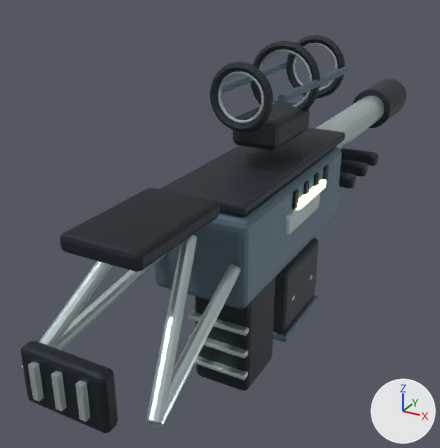
Renders of the glTF model godot/first_person/art/weapon-8.glb from each side of a commit.
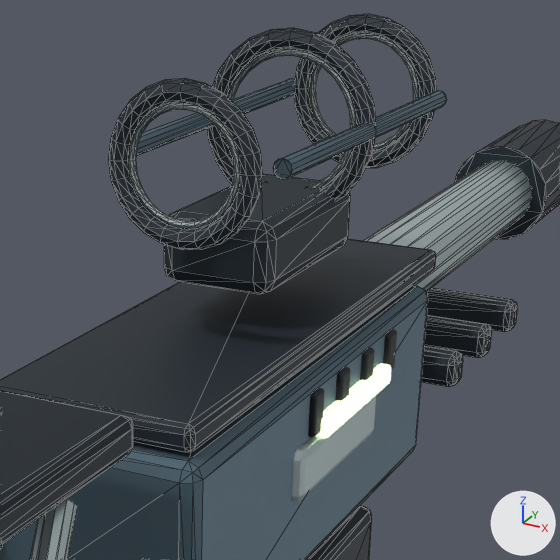
There are two pictures of each version: one whole from a 50 mm camera at (0.379, -0.684, 0.352) aimed at (-0.107, 0.2, -0.09), one close up on the part from 38% to 90% of the width and 6% to 58% of the height. The axes (+X, +Y, +Z) are drawn at lower right. The lights are the same throughout. The older version's two pictures come first. The close-ups show mesh edges as thin lines. Where no turn or scale is listed for an object, it has been applied to the vertices. Vertices at exactly the same position are counted once.

The first close-up shows 'barrel-assembly-dark', 'barrel-assembly-trim', 'body-cavity', 'body-dark', 'body-glow', 'body-light', 'body-rubber', 'body-trim', 'bolt-trim', 'feed-dark'.
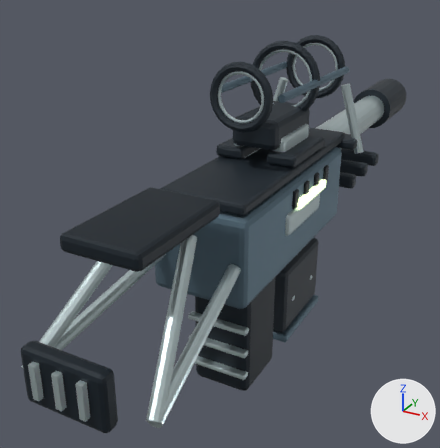
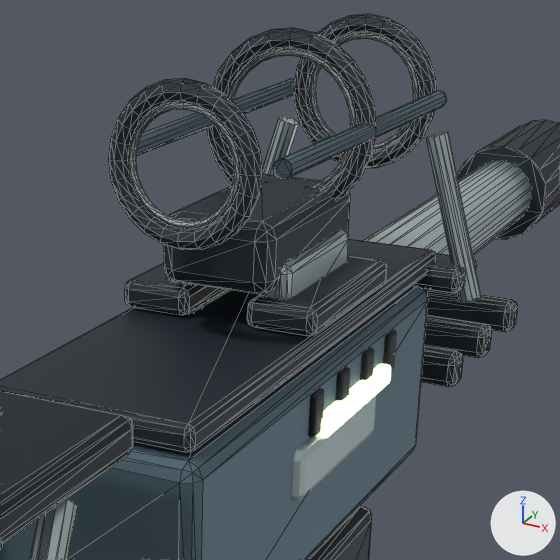
Diff of the bpy script that builds the scene:
```diff
--- a/godot/first_person/art/weapon-8.glb.py
+++ b/godot/first_person/art/weapon-8.glb.py
@@ me_cube_412 @@
 # used by ob_body_dark; location = (0.0, 0.15, 0.059)
-me_cube_412.from_pydata(...)  # 856 vertices, 1692 faces; spans x -0.07..0.07, y -0.2..0.442, z -0.12..0.174
+me_cube_412.from_pydata(...)  # 1024 vertices, 2016 faces; spans x -0.089..0.089, y -0.2..0.442, z -0.12..0.174
+# me_cube_412 part 1: a new loose piece of 56 vertices spanning x -0.066..-0.02, y -0.04..0.09, z 0.009..0.027, in mat_dark (dark blue #202b34)
+# me_cube_412 part 2: a new loose piece of 56 vertices spanning x 0.02..0.066, y -0.04..0.09, z 0.009..0.027, in mat_dark (dark blue #202b34)
+# me_cube_412 part 3: a new loose piece of 56 vertices spanning x -0.089..0.089, y 0.176..0.223, z -0.018..0.0, in mat_dark (dark blue #202b34)
 me_cube_412.materials.append(mat_dark)
@@ me_cylinder_100 @@
 # used by ob_body_trim; location = (-0.072, -0.175, -0.05)
-me_cylinder_100.from_pydata(...)  # 888 vertices, 1732 faces; spans x -0.024..0.168, y -0.158..0.528, z -0.159..0.271
+me_cylinder_100.from_pydata(...)  # 1048 vertices, 2036 faces; spans x -0.028..0.172, y -0.158..0.533, z -0.159..0.271
+# me_cylinder_100 part 4: a new loose piece of 56 vertices spanning x 0.029..0.049, y 0.297..0.403, z 0.106..0.157, in mat_trim (light grey #c5d6d8)
+# me_cylinder_100 part 5: a new loose piece of 56 vertices spanning x 0.095..0.115, y 0.297..0.403, z 0.106..0.157, in mat_trim (light grey #c5d6d8)
+# me_cylinder_100 part 6: a new loose piece of 24 vertices spanning x -0.028..0.023, y 0.517..0.533, z 0.081..0.201, in mat_trim (light grey #c5d6d8)
+# me_cylinder_100 part 7: a new loose piece of 24 vertices spanning x 0.121..0.172, y 0.517..0.533, z 0.081..0.201, in mat_trim (light grey #c5d6d8)
 me_cylinder_100.materials.append(mat_trim)
```

Boxes [x1, y1, x2, y2] around the edits, measured in the close-ups (560 x 560 px):
'body-trim', reshaped
    before: [0, 33, 419, 560]
    after: [0, 33, 481, 560]
part 1 of me_cube_412, added
    after: [125, 263, 229, 315]
part 2 of me_cube_412, added
    after: [247, 256, 387, 336]
part 3 of me_cube_412, added
    after: [414, 253, 476, 293]
part 4 of me_cylinder_100, added (mostly hidden)
    after: [166, 275, 231, 313]
part 5 of me_cylinder_100, added
    after: [261, 229, 349, 299]
part 6 of me_cylinder_100, added
    after: [262, 116, 299, 175]
part 7 of me_cylinder_100, added
    after: [426, 132, 481, 302]
